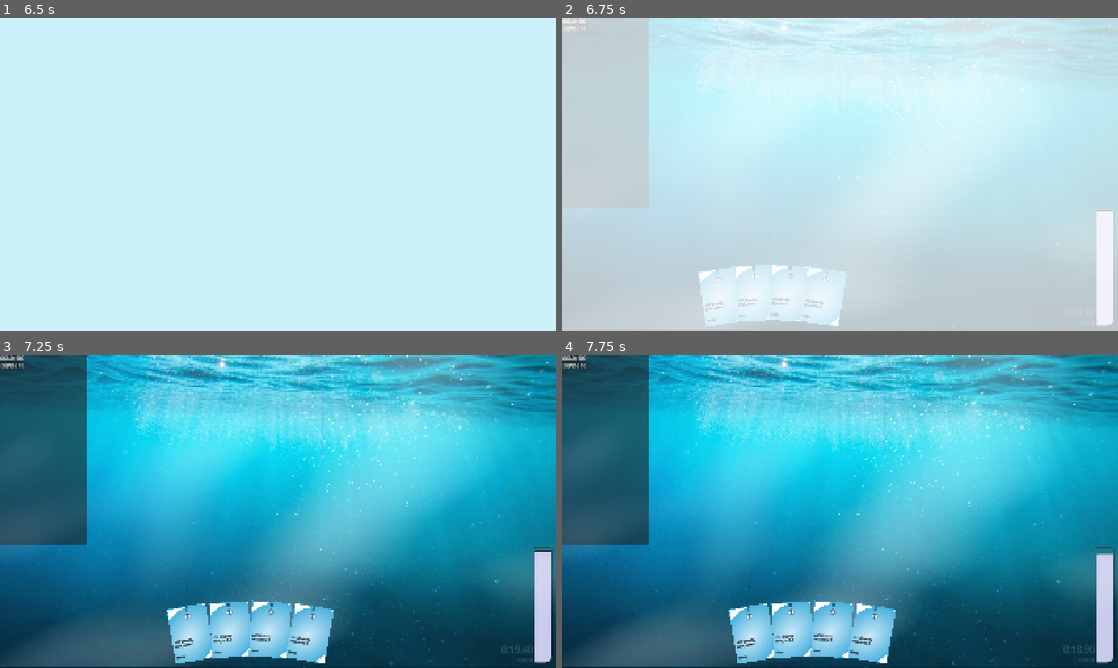
Above: before the commit, frames 1-4 (two rows, left to right).
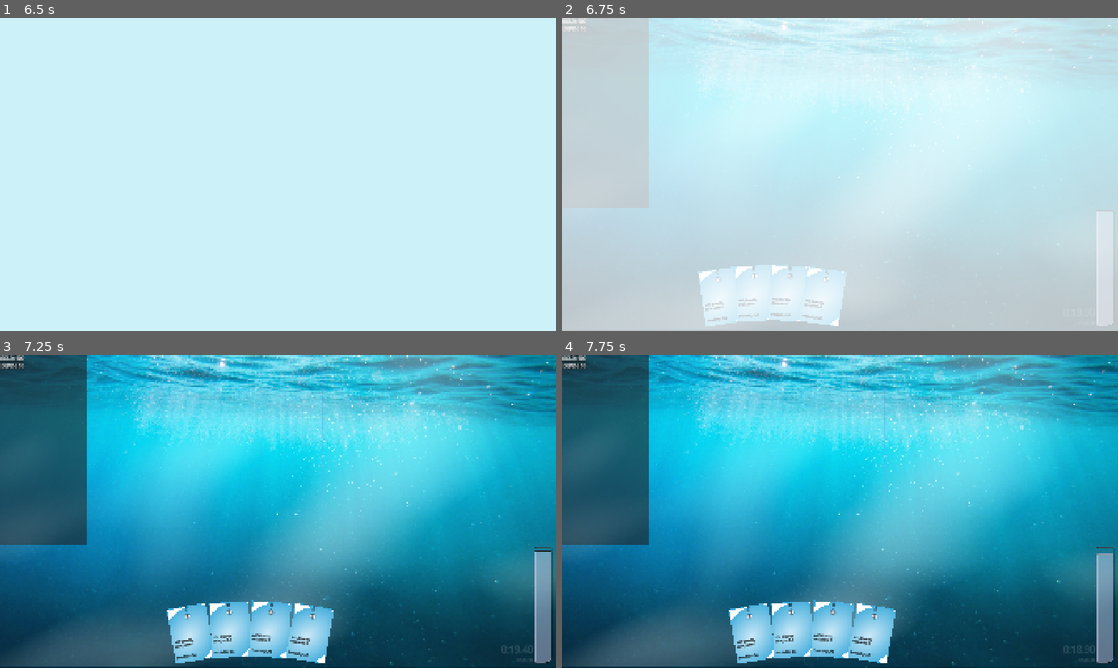
Above: after the commit, the same moments.

Repository: rosswolf/Tourbillon
Game: Godot game, scene res://src/scenes/main_menu.tscn
Same seed, same stepped clock (60 frames per second), same inputs: the game is played once before the commit and once after it. Sound files missing from this copy of the repository are replaced by a short silence.
Inputs (mouse positions are in pixels of both pictures, inside the frame that each line leads up to):
- Up to frame 1 (6.5 s): click "Play" at 0.5 s; move the mouse to (400, 158) at 1.27 s; click (400, 158) at 1.42 s; tap Enter at 2, 3.5, 5 s; drag from (166, 190) to (250, 237) at 2.02 s; tap Space at 2.75, 4.25, 5.75 s; move the mouse to (333, 105) at 2.77 s; click (333, 105) at 2.92 s; drag from (250, 237) to (111, 127) at 3.52 s; move the mouse to (444, 221) at 4.27 s; click (444, 221) at 4.42 s; drag from (111, 127) to (194, 96) at 5.02 s; move the mouse to (305, 174) at 5.77 s; click (305, 174) at 5.92 s
- Up to frame 2 (6.75 s): drag from (756, 96) to (728, 190) at 6.52 s
- Up to frame 3 (7.25 s): no input
- Up to frame 4 (7.75 s): move the mouse to (962, 495) at 7.27 s; click (962, 495) at 7.42 s

Frame 1 is identical in both runs. In frame 2, 0.9% of the frame differs, in the area x 27-100%, y 61-98%; in frame 3, 1.2%, in the area x 32-100%, y 62-98%; in frame 4, 1.1%.

Commit message:
fix game end, durability ui

Diff:
--- a/elastic-app/app/src/scenes/core/resources/capped_resource.gd
+++ b/elastic-app/app/src/scenes/core/resources/capped_resource.gd
@@ -19,7 +19,6 @@
 		return __amount
 	set(value):
 		if __can_die and __amount == 0:
-			GlobalGameManager.end_game()
 			return
 		var new_amount = clamp(value, 0, __max_amount)
 		if __amount != new_amount:
@@ -29,7 +28,7 @@
 
 var __can_die: bool
 
-func _init(starting_amount: int, max_amount: int, on_change: Callable, on_max_change: Callable, can_die: bool):
+func _init(starting_amount: int, max_amount: int, on_change: Callable, on_max_change: Callable, can_die: bool = false):
 	__on_change = on_change
 	__on_max_change = on_max_change
 	__max_amount = max_amount
--- a/elastic-app/app/src/scenes/ui/hand/CardUI.tscn
+++ /dev/null
@@ -1,84 +0,0 @@
-[gd_scene load_steps=4 format=3 uid="uid://bipvryd34ubmq"]
-
-[ext_resource type="Script" uid="uid://di4ponjh5gtye" path="res://src/scenes/ui/hand/card_ui.gd" id="1_pgpah"]
-[ext_resource type="Texture2D" uid="uid://cw88cktjnkuf6" path="res://cc0_assets/water_card_template_blank.png" id="2_pgpah"]
-
-[sub_resource type="StyleBoxEmpty" id="StyleBoxEmpty_transparent"]
-
-[node name="CardUi" type="Control"]
-custom_minimum_size = Vector2(130, 190)
-layout_mode = 3
-anchors_preset = 0
-offset_top = 2.0
-offset_right = 137.0
-offset_bottom = 192.0
-pivot_offset = Vector2(70, 100)
-script = ExtResource("1_pgpah")
-
-[node name="CardBackground" type="TextureRect" parent="."]
-layout_mode = 1
-offset_top = -1.0
-offset_right = 137.0
-offset_bottom = 190.0
-texture = ExtResource("2_pgpah")
-expand_mode = 1
-stretch_mode = 5
-
-[node name="TitlePanel" type="PanelContainer" parent="."]
-layout_mode = 0
-offset_right = 136.0
-offset_bottom = 20.0
-mouse_filter = 2
-theme_override_styles/panel = SubResource("StyleBoxEmpty_transparent")
-
-[node name="Title" type="Label" parent="TitlePanel"]
-layout_mode = 2
-theme_override_colors/font_color = Color(0, 0, 0, 1)
-theme_override_font_sizes/font_size = 14
-text = "Card Name"
-horizontal_alignment = 1
-
-[node name="IconContainer" type="VBoxContainer" parent="."]
-layout_mode = 0
-offset_left = 8.0
-offset_top = 22.0
-offset_right = 128.0
-offset_bottom = 46.0
-
-[node name="TopHBoxContainer" type="HBoxContainer" parent="IconContainer"]
-unique_name_in_owner = true
-layout_mode = 2
-size_flags_vertical = 3
-
-[node name="DescriptionPanel" type="PanelContainer" parent="."]
-layout_mode = 0
-offset_left = 8.0
-offset_top = 110.0
-offset_right = 129.0
-offset_bottom = 159.0
-mouse_filter = 2
-theme_override_styles/panel = SubResource("StyleBoxEmpty_transparent")
-
-[node name="Description" type="RichTextLabel" parent="DescriptionPanel"]
-layout_mode = 2
-mouse_filter = 2
-theme_override_colors/default_color = Color(0, 0, 0, 1)
-theme_override_font_sizes/normal_font_size = 10
-text = "Card description here."
-fit_content = true
-scroll_active = false
-
-[node name="TargetingBoxContainer" type="HBoxContainer" parent="."]
-unique_name_in_owner = true
-layout_mode = 0
-offset_left = 8.0
-offset_top = 158.0
-offset_right = 128.0
-offset_bottom = 182.0
-
-[node name="NextLabel" type="Label" parent="TargetingBoxContainer"]
-unique_name_in_owner = true
-layout_mode = 2
-theme_override_colors/font_color = Color(0, 0, 0, 1)
-theme_override_font_sizes/font_size = 10
-text = "Next:"
--- a/elastic-app/app/src/scenes/ui/hand/card_ui.gd
+++ b/elastic-app/app/src/scenes/ui/hand/card_ui.gd
@@ -6,6 +6,7 @@
 @onready var card_title = $TitlePanel/Title
 @onready var card_description = $DescriptionPanel/Description
 @onready var icon_container = $IconContainer
+@onready var durability_label = $TargetingBoxContainer/DurabilityLabel
 
 #@onready var card_image = $ImagePanel/Image
 #@onready var activation_color_panel = $ActivationContainer/ActivationColorPanel
@@ -32,6 +33,7 @@
 	# Update UI elements
 	card_title.text = card.display_name
 	card_description.text = card.rules_text
+	durability_label.text = "Durability: " + str(card.durability.amount) + "/" + str(card.durability.max_amount)
 
 	add_slot_icon("blue_energy", str(card.cost.get_energy_cost()), %TopHBoxContainer, GameIcon.TextSize.SMALL)
 
--- a/elastic-app/app/src/scenes/ui/hand/card_ui.tscn
+++ b/elastic-app/app/src/scenes/ui/hand/card_ui.tscn
@@ -69,16 +69,14 @@
 scroll_active = false
 
 [node name="TargetingBoxContainer" type="HBoxContainer" parent="."]
-unique_name_in_owner = true
 layout_mode = 0
 offset_left = 8.0
 offset_top = 158.0
 offset_right = 128.0
 offset_bottom = 182.0
 
-[node name="NextLabel" type="Label" parent="TargetingBoxContainer"]
-unique_name_in_owner = true
+[node name="DurabilityLabel" type="Label" parent="TargetingBoxContainer"]
 layout_mode = 2
 theme_override_colors/font_color = Color(0, 0, 0, 1)
 theme_override_font_sizes/font_size = 10
-text = "Next:"
+text = "Durability"
--- a/elastic-app/app/src/scenes/ui/resources/air_meter.gd
+++ b/elastic-app/app/src/scenes/ui/resources/air_meter.gd
@@ -60,4 +60,5 @@
 
 func _on_timer_timeout():
 	#print("done")
-	FadeToBlack.go_to_scene(MENU)
+	GlobalGameManager.end_game()
+	#FadeToBlack.go_to_scene(MENU)
--- a/elastic-app/app/src/scenes/ui/resources/air_meter.tscn
+++ b/elastic-app/app/src/scenes/ui/resources/air_meter.tscn
@@ -17,7 +17,7 @@
 corner_radius_bottom_left = 2
 
 [sub_resource type="StyleBoxFlat" id="StyleBoxFlat_lohet"]
-bg_color = Color(0.788356, 0.792346, 0.922716, 1)
+bg_color = Color(0.788235, 0.792157, 0.921569, 0.454902)
 border_width_left = 2
 border_width_top = 2
 border_width_right = 2
